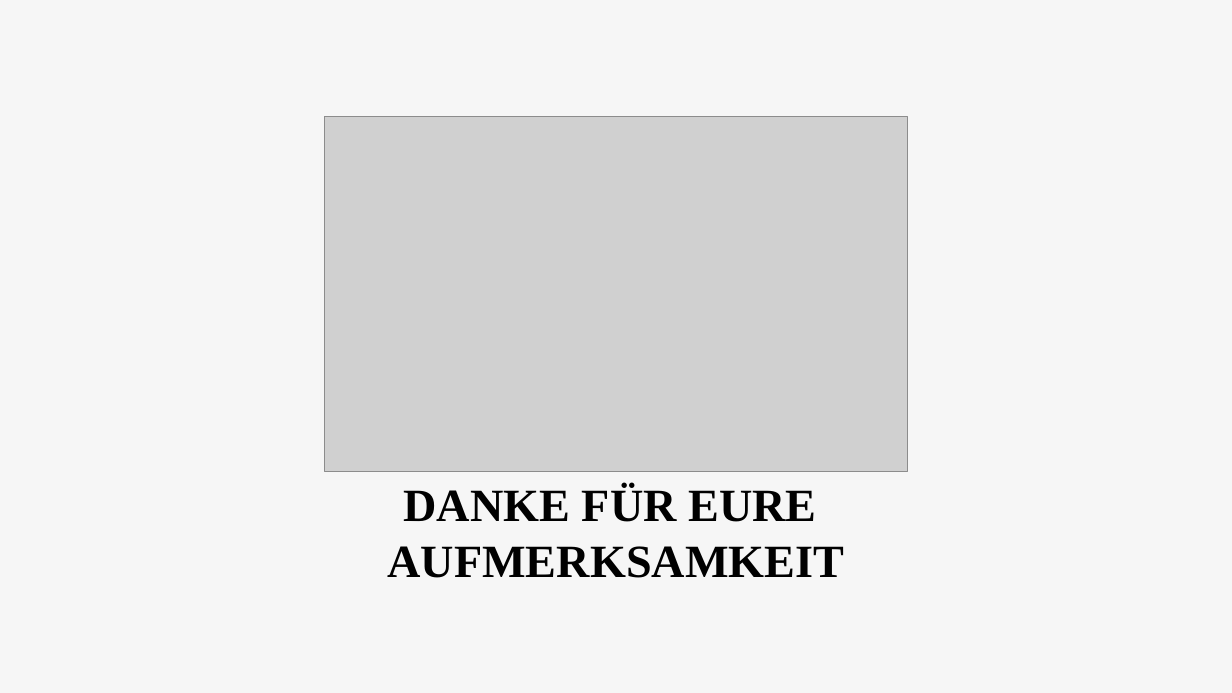
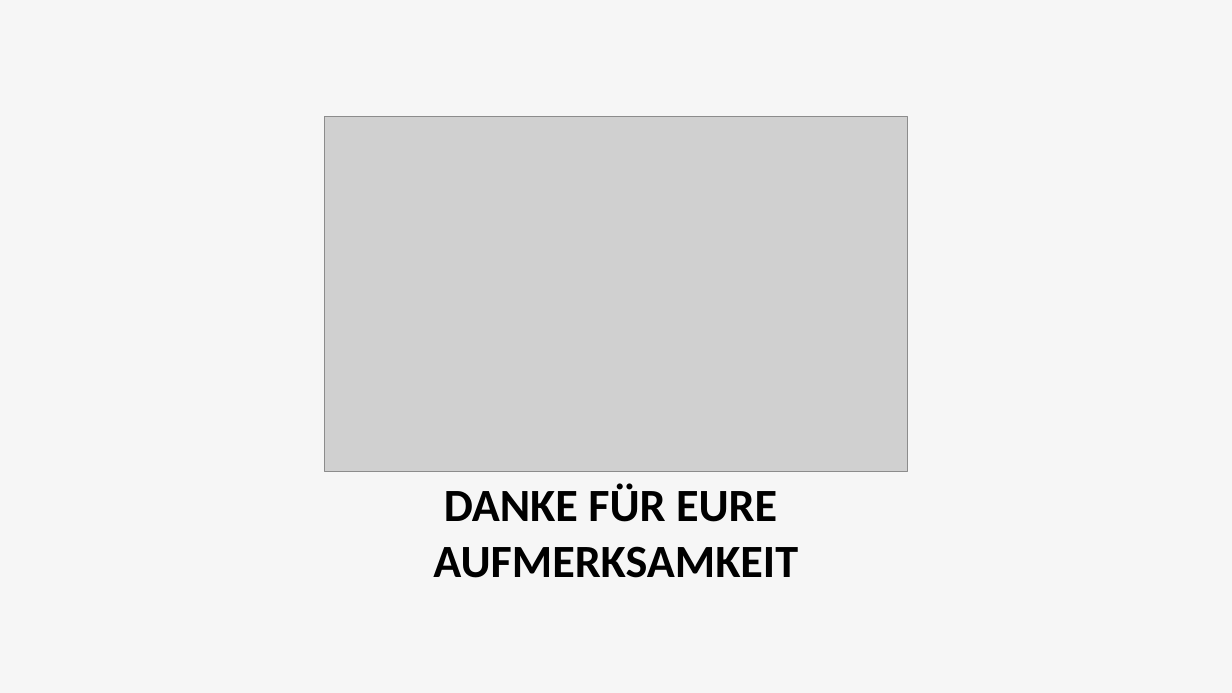
Before and after one commit to CptCringe/SYPProjekt, a slide deck: slide 9 of Präsentation/SPY-Projekt-Ideen.pptx. Drawn at 1232x693 pixels with LibreOffice and Linux fonts; fonts in the diff are those of the drawing; grey boxes stand for pictures. Boxes give left, top, right and bottom in pixels: in the first picture for what was removed or moved away, otherwise in the second. Text is boxed around its words. In the diff, an @@ line names an element or a change of style, - is before the commit and + after.

```diff
--- a/Präsentation/SPY-Projekt-Ideen.pptx
+++ b/Präsentation/SPY-Projekt-Ideen.pptx
@@ text "DANKE FÜR EURE": place and size @@
-text "DANKE FÜR EURE" at [388,486,844,578]
+text "DANKE FÜR EURE" at [433,483,798,578]
@@ text "DANKE FÜR EURE" at [433,483,798,578]: font Times New Roman to Calibri @@
```
Also in this commit, not shown: 7 other slides changed, 1 slide added, 1 slide removed.
